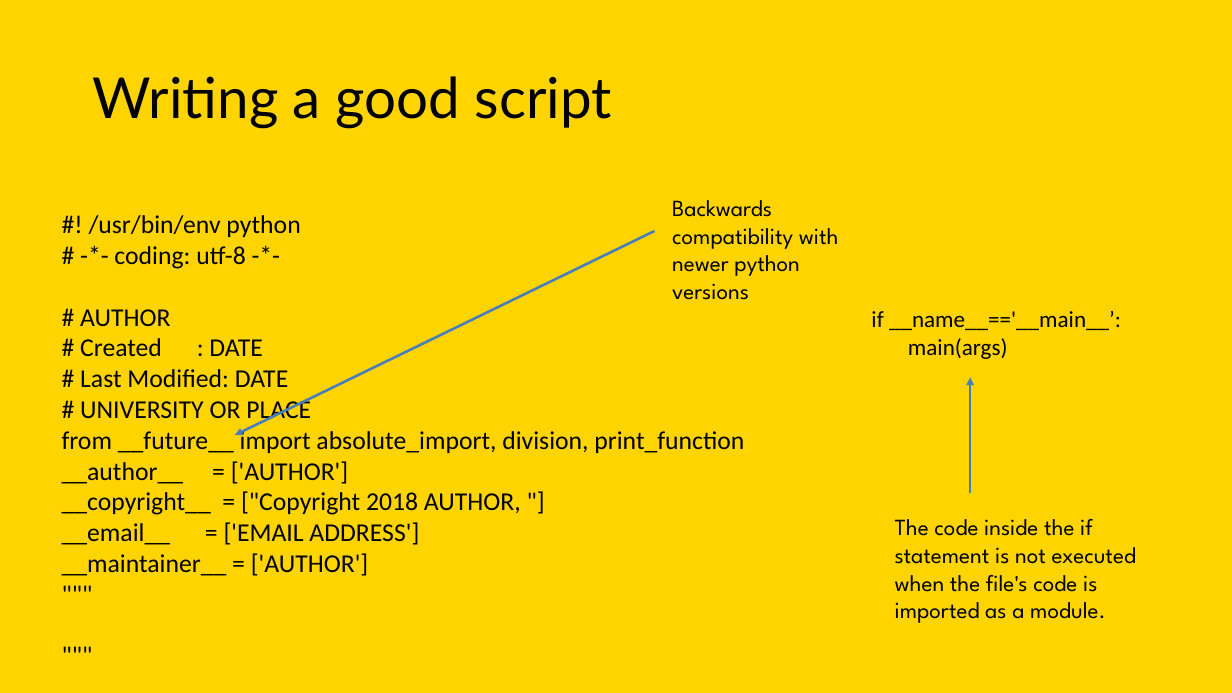
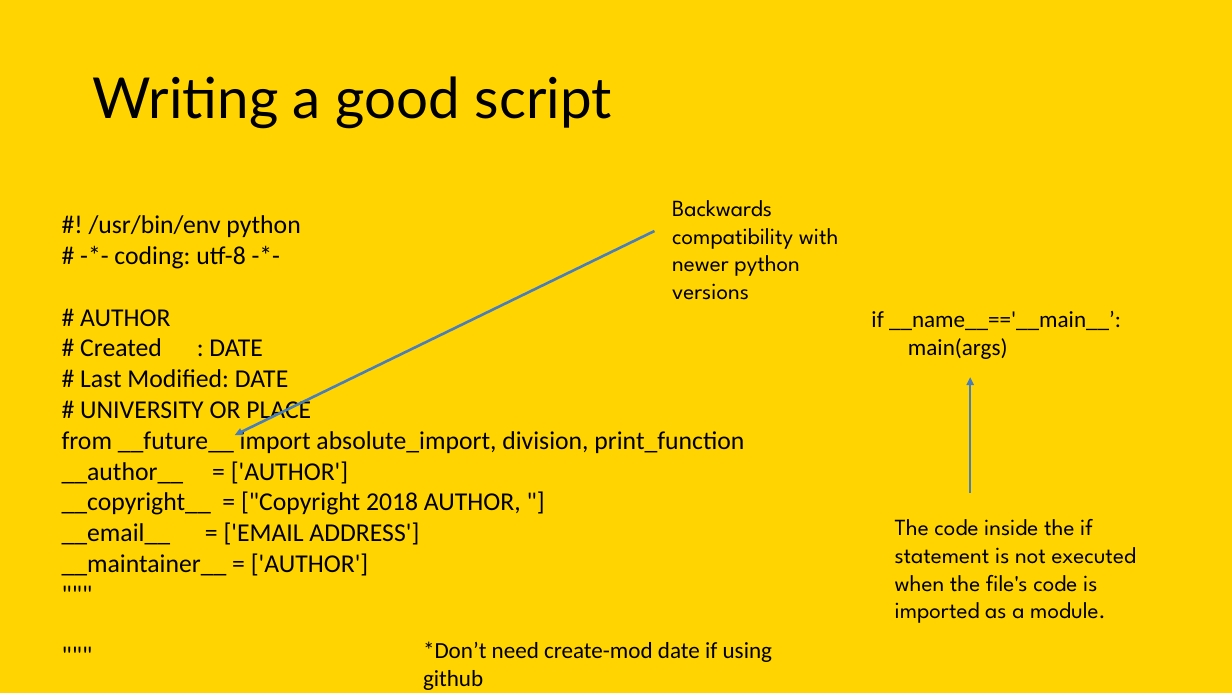
Before and after one commit to elcarrillo/computational_bootcamp_material, a slide deck: slide 8 of day 7 - github/git_github.pptx. Drawn at 1232x693 pixels with LibreOffice and Linux fonts; fonts in the diff are those of the drawing. Boxes give left, top, right and bottom in pixels: in the first picture for what was removed or moved away, otherwise in the second. Text is boxed around its words. In the diff, an @@ line names an element or a change of style, - is before the commit and + after.

```diff
--- a/day 7 - github/git_github.pptx
+++ b/day 7 - github/git_github.pptx
@@ text added at (423,641,772,690), 18 pt, text #000000 @@
+*Don’t need create-mod date if using github
```
Also in this commit, not shown: 4 other slides changed, 1 slide added, 4 other files.
